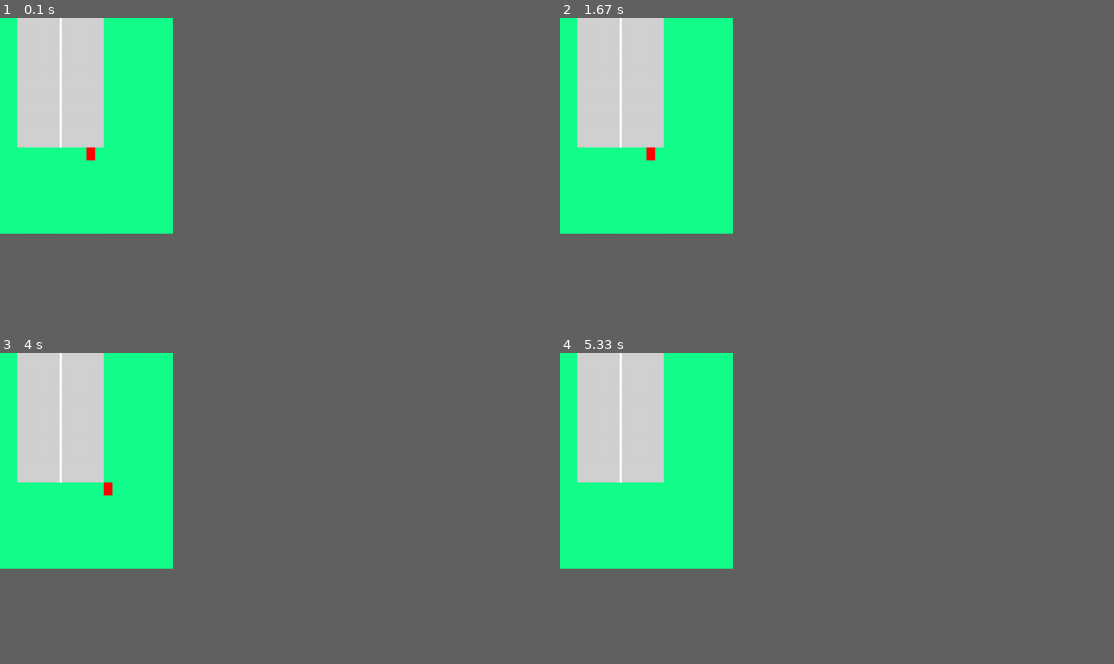
Above: before the commit, frames 1-4 (two rows, left to right).
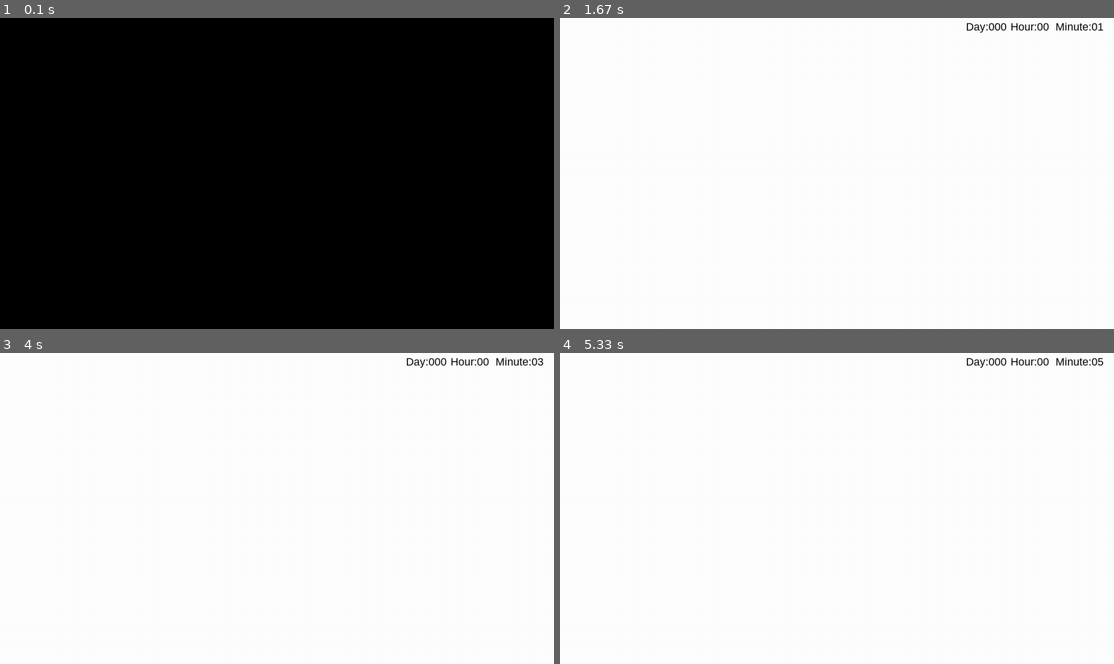
Above: after the commit, the same moments.

Repository: amangla20/CS550
Game: pygame game, started from testcarclass.py
The game is run twice, just before and just after one commit, with the same random seed, the same clock (stepped at 60 frames per second) and the same inputs.
Inputs:
- Up to frame 1 (0.1 s): no input
- Up to frame 2 (1.67 s): no input
- Up to frame 3 (4 s): hold Right from 3.87 s (still down)
- Up to frame 4 (5.33 s): release Right at 4.63 s; hold Right from 4.67 s (still down)
The window is 281x351 before the commit and 900x506 after it. Grey fills any space a smaller window leaves; there, only what the larger window draws over its background counts as a difference.

The runs differ from the first frame. In frame 1, 22% of the frame differs, in the area x 0-32%, y 0-70%; in frame 2, 22%; in frame 3, 22%; in frame 4, 22%, in the area x 0-99%, y 0-70%.

Commit message:
the balls are oscillating!!!!! FINALLY

Diff:
--- a/FinalProject_Anjali/periodic_table.py
+++ b/FinalProject_Anjali/periodic_table.py
@@ -42,7 +42,7 @@
         for elementdata in self.elements:
 
             # if found, returns the data for that element
-            if elementdata.getElement().upper() == elchoice.upper() or elementdata.getSymbol().upper() == elchoice.upper():
+            if elementdata.getElement().upper() == elchoice.upper() or elementdata:getSymbol().upper() == elchoice.upper():
                 return elementdata
 
     # This function calculates the molecular weight in g/mol of any molecular formula that the user puts in by splittin …(333 unchanged characters)…
--- a/testcarclass.py
+++ b/testcarclass.py
@@ -1,94 +1,68 @@
 import pygame
-WHITE = (255, 255, 255)
-
-class Car(pygame.sprite.Sprite):
-    #This class represents a car. It derives from the "Sprite" class in Pygame.
-
-    def __init__(self, color, width, height):
-        # Call the parent class (Sprite) constructor
-        super().__init__()
-
-        # Pass in the color of the car, and its x and y position, width and height.
-        # Set the background color and set it to be transparent
-        self.image = pygame.Surface([width, height])
-        self.image.fill(WHITE)
-        self.image.set_colorkey(WHITE)
-
-        # Draw the car (a rectangle!)
-        pygame.draw.rect(self.image, color, [0, 0, width, height])
-
-        # Instead we could load a proper pciture of a car...
-        # self.image = pygame.image.load("car.png").convert_alpha()
-
-        # Fetch the rectangle object that has the dimensions of the image.
-        self.rect = self.image.get_rect()
-
-    def moveRight(self, pixels):
-        self.rect.x += pixels
-
-    def moveLeft(self, pixels):
-        self.rect.x -= pixels
-
 pygame.init()
 
-GREEN = (20, 255, 140)
-GREY = (210, 210 ,210)
-WHITE = (255, 255, 255)
-RED = (255, 0, 0)
-PURPLE = (255, 0, 255)
+#Screen
+size = width, height = 1280, 720 #Make sure background image is same size
+screen = pygame.display.set_mode(size)
 
-SCREENWIDTH=400
-SCREENHEIGHT=500
+done = False
 
-size = (SCREENWIDTH, SCREENHEIGHT)
-screen = pygame.display.set_mode(size)
-pygame.display.set_caption("Car Racing")
+#Time Info
+Time = 0
+Minute = 0
+Hour = 0
+Day = 0
+counter=0
 
-#This will be a list that will contain all the sprites we intend to use in our game.
-all_sprites_list = pygame.sprite.Group()
+#Colour
+Black = (0,0,0)
+White = (255, 255, 255)
 
-playerCar = Car(RED, 20, 30)
-playerCar.rect.x = 200
-playerCar.rect.y = 300
+#Fonts
+Font = pygame.font.SysFont("Trebuchet MS", 25)
 
-# Add the car to the list of objects
-all_sprites_list.add(playerCar)
+#Day
+DayFont = Font.render("Day:{0:03}".format(Day),1, Black) #zero-pad day to 3 digits
+DayFontR=DayFont.get_rect()
+DayFontR.center=(985,20)
+#Hour
+HourFont = Font.render("Hour:{0:02}".format(Hour),1, Black) #zero-pad hours to 2 digits
+HourFontR=HourFont.get_rect()
+HourFontR.center=(1085,20)
+#Minute
+MinuteFont = Font.render("Minute:{0:02}".format(Minute),1, Black) #zero-pad minutes to 2 digits
+MinuteFontR=MinuteFont.get_rect()
+MinuteFontR.center=(1200,20)
 
-#Allowing the user to close the window...
-carryOn = True
-clock=pygame.time.Clock()
+Clock = pygame.time.Clock()
+CLOCKTICK = pygame.USEREVENT+1
+pygame.time.set_timer(CLOCKTICK, 1000) # fired once every second
 
-while carryOn:
-        for event in pygame.event.get():
-            if event.type==pygame.QUIT:
-                carryOn=False
-            elif event.type==pygame.KEYDOWN:
-                if event.key==pygame.K_x: #Pressing the x Key will quit the game
-                     carryOn=False
+screen.fill(White)
+while not done:
+    for event in pygame.event.get():
+        if event.type == pygame.QUIT:
+            done = True
+        if event.type == CLOCKTICK: # count up the clock
+            #Timer
+            Minute=Minute+1
+            if Minute == 60:
+                Hour=Hour+1
+                Minute=0
+            if Hour==12:
+                Day=Day+1
+                Hour=0
+            # redraw time
+            screen.fill(White)
+            MinuteFont = Font.render("Minute:{0:02}".format(Minute),1, Black)
+            screen.blit(MinuteFont, MinuteFontR)
+            HourFont = Font.render("Hour:{0:02}".format(Hour),1, Black)
+            screen.blit(HourFont, HourFontR)
+            DayFont = Font.render("Day:{0:03}".format(Day),1, Black)
+            screen.blit(DayFont, DayFontR)
 
-        keys = pygame.key.get_pressed()
-        if keys[pygame.K_LEFT]:
-            playerCar.moveLeft(5)
-        if keys[pygame.K_RIGHT]:
-            playerCar.moveRight(5)
+            pygame.display.flip()
 
-        #Game Logic
-        all_sprites_list.update()
-
-        #Drawing on Screen
-        screen.fill(GREEN)
-        #Draw The Road
-        pygame.draw.rect(screen, GREY, [40,0, 200,300])
-        #Draw Line painting on the road
-        pygame.draw.line(screen, WHITE, [140,0],[140,300],5)
-
-        #Now let's draw all the sprites in one go. (For now we only have 1 sprite!)
-        all_sprites_list.draw(screen)
-
-        #Refresh Screen
-        pygame.display.flip()
-
-        #Number of frames per secong e.g. 60
-        clock.tick(60)
+    Clock.tick(60) # ensures a maximum of 60 frames per second
 
 pygame.quit()
--- a/worlds_hardest_gamefinal.py
+++ b/worlds_hardest_gamefinal.py
@@ -6,30 +6,40 @@
 # 		ball = Ball(posx, posy)
 # 		posy += 1
 
-# class Ball:
-# 	def __init__(self, posx, posy):
-# 		self.posx = posx
-# 		self.posy = posy
-# 		pygame.draw.circle(screen, (0, 0, 255), [posx, posy], 5)
+class Ball:
+	def __init__(self, posx, posy, speed):
+		self.posx = posx
+		self.posy = posy
+		self.image = pygame.draw.circle(screen, (0, 0, 255), [posx, posy], 5)
+		self.speed = speed
+	def oscillate_vertical(self):
+		# height_screen - 5 is height of screen - radius
+		if self.posy >= height_screen - 5:
+			self.speed = -1 * self.speed
+		if self.posy <= 5:
+			self.speed = -1* self.speed # making sure it is positive
+		newposy = self.posy + self.speed
+		self.__init__(self.posx, newposy, self.speed)
+		print(self.posy)
 
-# 	def oscillate_vertical(self, posy):
-# 		newposy = self.posy + 1
-# 		self.__init__(self.posx, newposy)
 
-class Ball(pygame.sprite.Sprite):
-    """A ball that will move across the screen
-    Returns: ball object
-    Functions: update, calcnewpos
-    Attributes: area, vector"""
 
-    def __init__(self, posx, posy):
-        super().__init__()
-        pygame.draw.circle(screen, (0, 0, 255), [posx, posy], 5)
-        self.posx = posx
-        self.posy = posy
 
-    def oscillate_vertically(self, posy):
-    	self.posy += 1
+# class Ball(pygame.sprite.Sprite):
+#     """A ball that will move across the screen
+#     Returns: ball object
+#     Functions: update, calcnewpos
+#     Attributes: area, vector"""
+
+#     def __init__(self, posx, posy):
+#         super().__init__()
+#         self.image = pygame.draw.circle(screen, (0, 0, 255), [posx, posy], 5)
+#         self.image.set_colorkey((255, 255, 255))
+#         self.posx = posx
+#         self.posy = posy
+
+#     def oscillate_vertically(self, posy):
+#     	self.posy += 1
 # Source: https://www.101computing.net/pygame-how-to-control-your-sprite/
 class Player(pygame.sprite.Sprite):
 
@@ -63,32 +73,39 @@
 screen = pygame.display.set_mode(size)
 pygame.display.set_caption("World's Hardest Game! Can you beat it in time?")
 done = False
+Time = 0
+Minute = 0
+Hour = 0
+Day = 0
 time = pygame.time.get_ticks
+BLACK = (0, 0, 0)
+WHITE = (255, 255, 255)
+RED = (255, 0, 0)
 
 all_sprites_list = pygame.sprite.Group()
 
-player = Player((255, 0, 0), 25, 25)
+player = Player((255, 0, 0), 15, 15)
 player.rect.x = 0
 player.rect.y = 0
 
 all_sprites_list.add(player)
+Font = pygame.font.SysFont("Trebuchet MS", 25)
+#Day
+DayFont = Font.render("Day:{0:03}".format(Day),1, WHITE) #zero-pad day to 3 digits
+DayFontR = DayFont.get_rect()
+DayFontR.center=(100,20)
+#Hour
+HourFont = Font.render("Hour:{0:02}".format(Hour),1, WHITE) #zero-pad hours to 2 digits
+HourFontR=HourFont.get_rect()
+HourFontR.center=(width_screen - 20,20)
+#Minute
+MinuteFont = Font.render("Minute:{0:02}".format(Minute),1, WHITE) #zero-pad minutes to 2 digits
+MinuteFontR=MinuteFont.get_rect()
+MinuteFontR.center=(width_screen - 5,20)
 
-# #Day
-# DayFont = Font.render("Day:{0:03}".format(Day),1, Black) #zero-pad day to 3 digits
-# DayFontR = DayFont.get_rect()
-# DayFontR.center=(985,20)
-# #Hour
-# HourFont = Font.render("Hour:{0:02}".format(Hour),1, Black) #zero-pad hours to 2 digits
-# HourFontR=HourFont.get_rect()
-# HourFontR.center=(1085,20)
-# #Minute
-# MinuteFont = Font.render("Minute:{0:02}".format(Minute),1, Black) #zero-pad minutes to 2 digits
-# MinuteFontR=MinuteFont.get_rect()
-# MinuteFontR.center=(1200,20)
-
-clock = pygame.time.Clock()
-clock_tick = pygame.USEREVENT + 1
-pygame.time.set_timer(clock_tick, 1000)
+Clock = pygame.time.Clock()
+CLOCKTICK = pygame.USEREVENT + 1
+pygame.time.set_timer(CLOCKTICK, 1000)
 # https://stackoverflow.com/questions/38045189/how-do-i-make-pygame-display-the-time-and-change-it-when-the-time-changes-using
 while not done:
 	# clock.tick(10)
@@ -98,56 +115,77 @@
 		elif event.type == pygame.KEYDOWN:
 			if event.key == pygame.K_q:
 				done = True
-		# if event.type == clock_tick:
-		# 	Minute = Minute + 1
-		# 	if Minute == 60:
-		# 		Hour = Hour + 1
-		# 		Minute = 0
-		# 	if Hour == 12:
-		# 		Day = Day + 1
-		# 		Hour = 0
-		# 	screen.fill((255, 255, 255))
-  #           # redraw time
-  #           MinuteFont = Font.render("Minute:{0:02}".format(Minute), 1, Black)
-  #           screen.blit(MinuteFont, MinuteFontR)
-  #           HourFont = Font.render("Hour:{0:02}".format(Hour), 1, Black)
-  #           screen.blit(HourFont, HourFontR)
-  #           DayFont = Font.render("Day:{0:03}".format(Day), 1, Black)
-  #           screen.blit(DayFont, DayFontR)
+		if event.type == CLOCKTICK:
+			Minute = Minute + 1
+			if Minute == 60:
+				Hour = Hour + 1
+				Minute = 0
+			if Hour == 12:
+				Day = Day + 1
+				Hour = 0
+			screen.fill((0, 0, 0))
+			# redraw time
+			MinuteFont = Font.render("Minute:{0:02}".format(Minute), 1, RED)
+			screen.blit(MinuteFont, MinuteFontR)
+			HourFont = Font.render("Hour:{0:02}".format(Hour), 1, RED)
+			screen.blit(HourFont, HourFontR)
+			DayFont = Font.render("Day:{0:03}".format(Day), 1, RED)
+			screen.blit(DayFont, DayFontR)
 
 	keys = pygame.key.get_pressed()
 	if keys[pygame.K_LEFT]:
-		player.moveLeft(5)
+		if player.rect.x > 0:
+			player.moveLeft(5)
+		else:
+			pass
 	if keys[pygame.K_RIGHT]:
-		player.moveRight(5)
+		if player.rect.x < 500 - player.rect.width:
+			player.moveRight(5)
+		else:
+			pass
 	if keys[pygame.K_UP]:
-		player.moveUp(5)
+		if player.rect.y > 0:
+			player.moveUp(5)
+		else:
+			pass
+
 	if keys[pygame.K_DOWN]:
-		player.moveDown(5)
+		if player.rect.y < 500 - player.rect.height:
+			player.moveDown(5)
+		else:
+			pass
 
 	all_sprites_list.update()
+
 	screen.fill((0, 0, 0))
-	ball1 = Ball(100, 100)
 
 	posx = int(width_screen/10)
 	posy = int(height_screen/5)
 
 	for i in range(5):
-		balls.append(posx)
+		ball = Ball(posx, posy, 5)
+		balls.append(ball)
 		posx += 100
+		# may need to uncomment the comment below
+		pygame.display.update()
 
 	for i in range(5):
-		ball = Ball(balls[i], posy)
-		ball.oscillate_vertically(posy)
+		balls[i].oscillate_vertical()
 		pygame.display.update()
 
+	# for i in range(5):
+	# 	ball = Ball(balls[i], posy)
+	# 	pygame.display.update()
+	# 	for i in range(100):
+	# 		ball.oscillate_vertical(posy)
+	# 	pygame.display.update()
+
+
 	all_sprites_list.draw(screen)
-
-	# Font = pygame.font.SysFont("Trebuchet MS", 25)
 
 
 	pygame.display.flip()
 
-	clock.tick(60)
+	Clock.tick(60)
 pygame.quit()
 # hints with text box for each level
